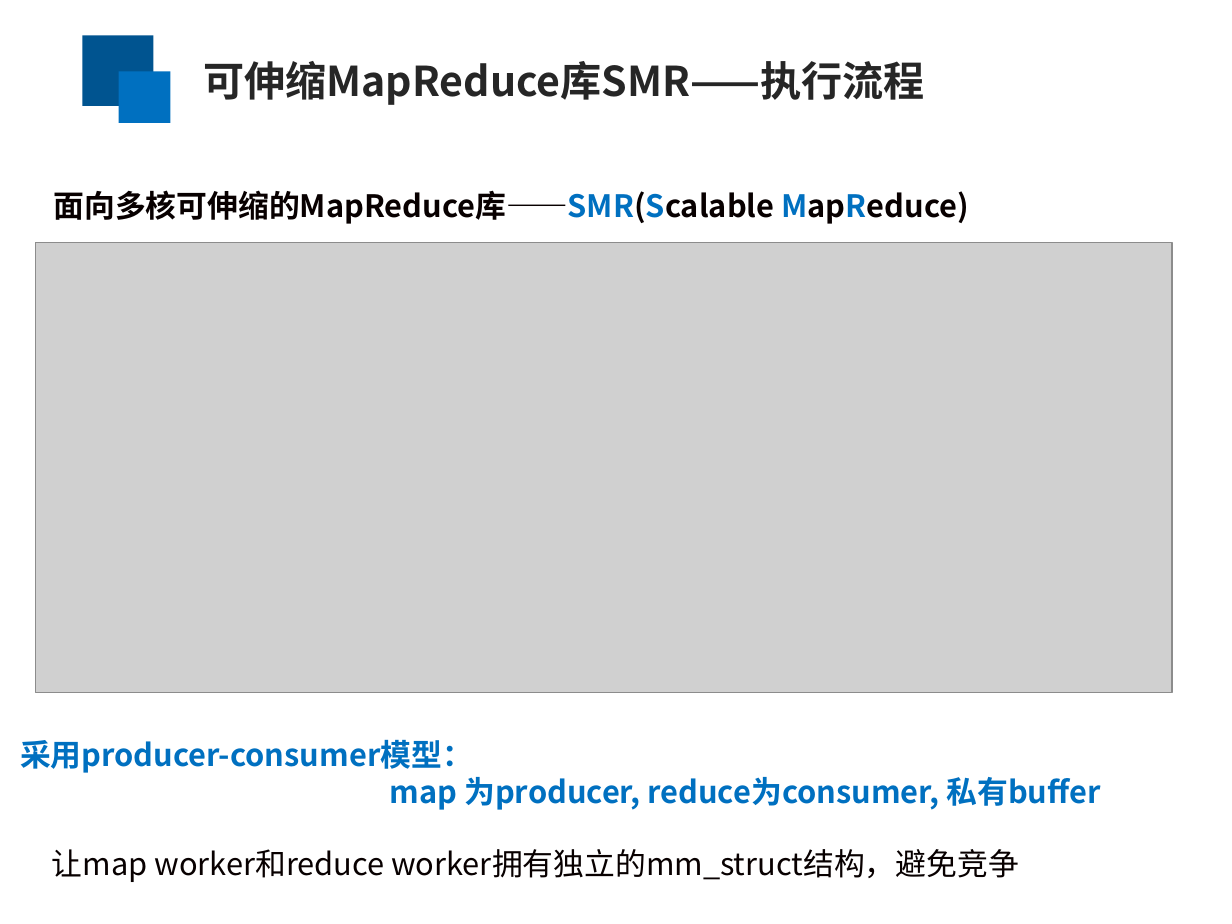
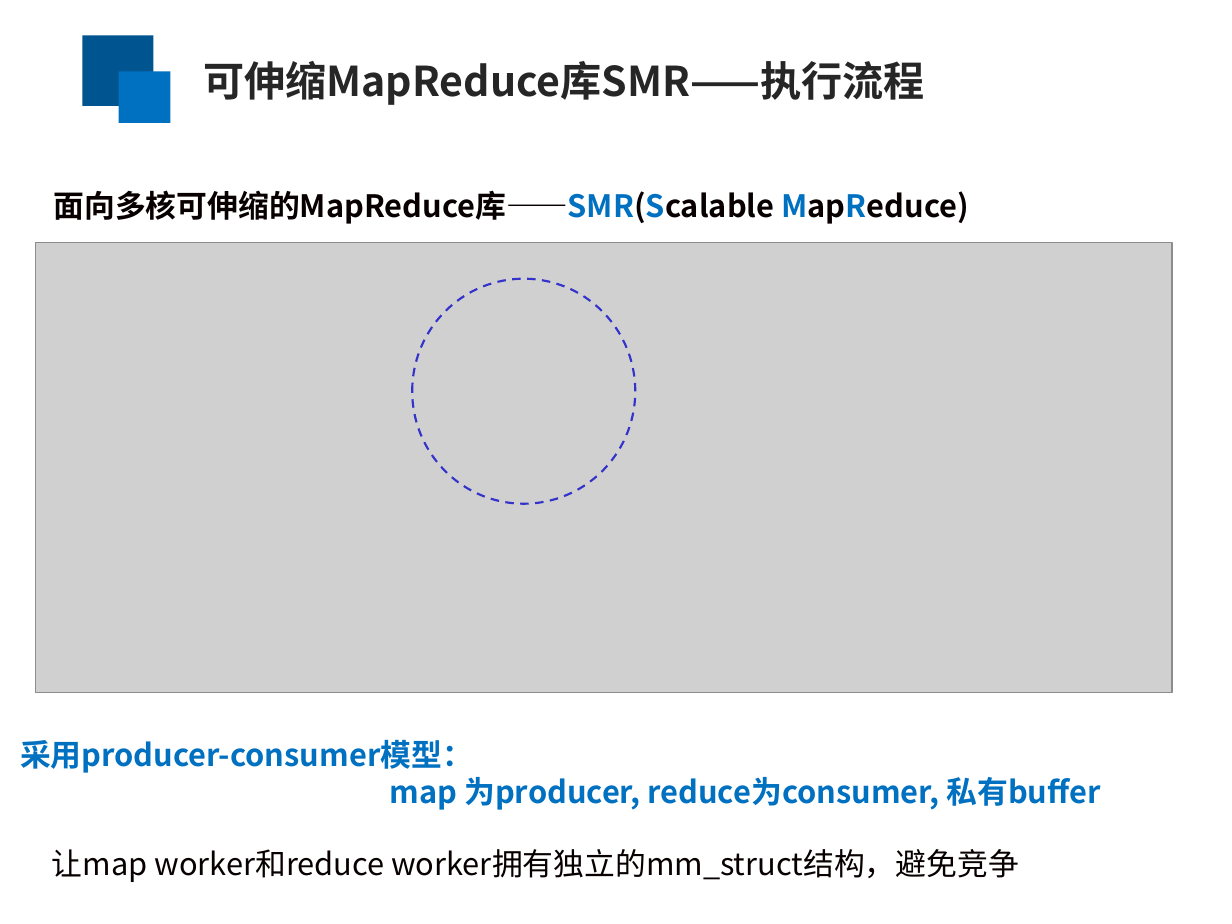
Before and after one commit to yufenyu/work, a slide deck: slide 7 of dmr_paper/paper/chinaSys-2016.ppt. Drawn at 1232x924 pixels with LibreOffice and Linux fonts; fonts in the diff are those of the drawing; grey boxes stand for pictures. Boxes give left, top, right and bottom in pixels: in the first picture for what was removed or moved away, otherwise in the second. Text is boxed around its words. In the diff, an @@ line names an element or a change of style, - is before the commit and + after.

```diff
--- a/dmr_paper/paper/chinaSys-2016.ppt
+++ b/dmr_paper/paper/chinaSys-2016.ppt
@@ ellipse added at (413, 278, 636, 504), outline #3333CC 1.25 pt dashed @@
```
Also in this commit, not shown: 11 other slides changed, 1 slide removed.
